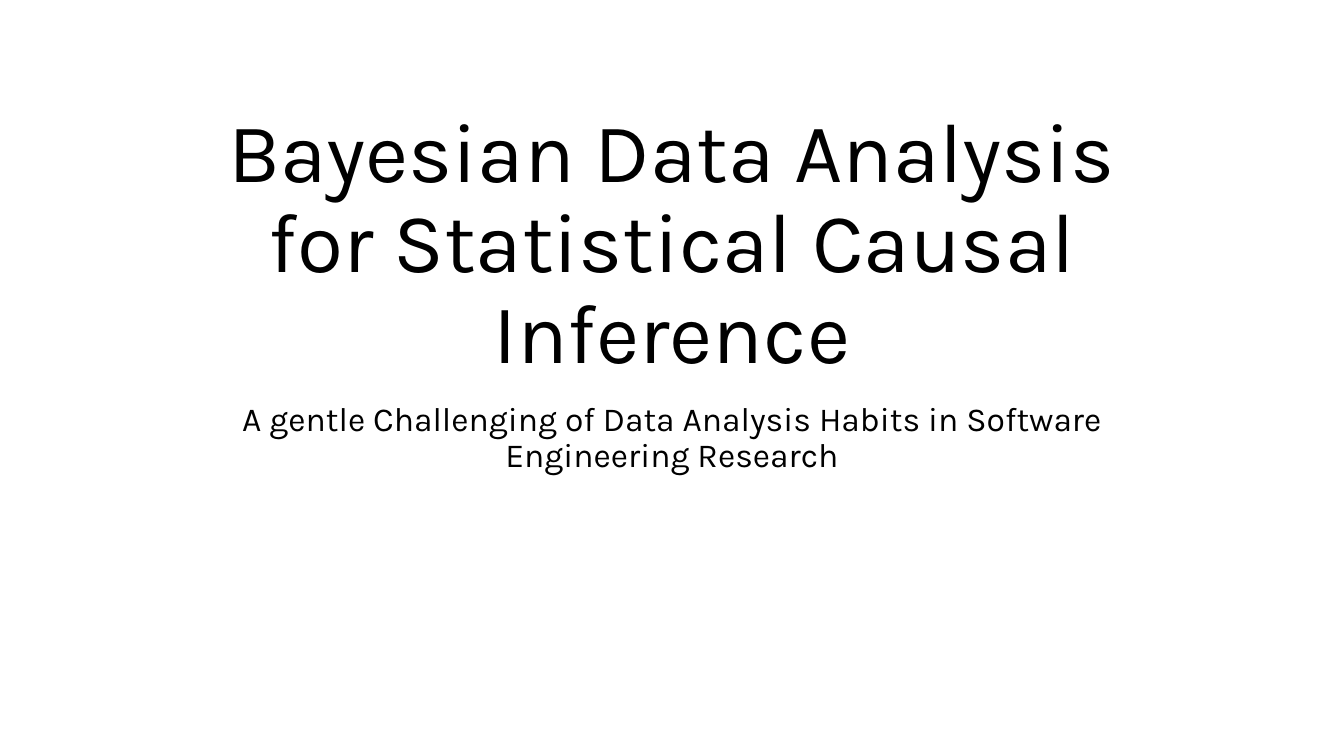
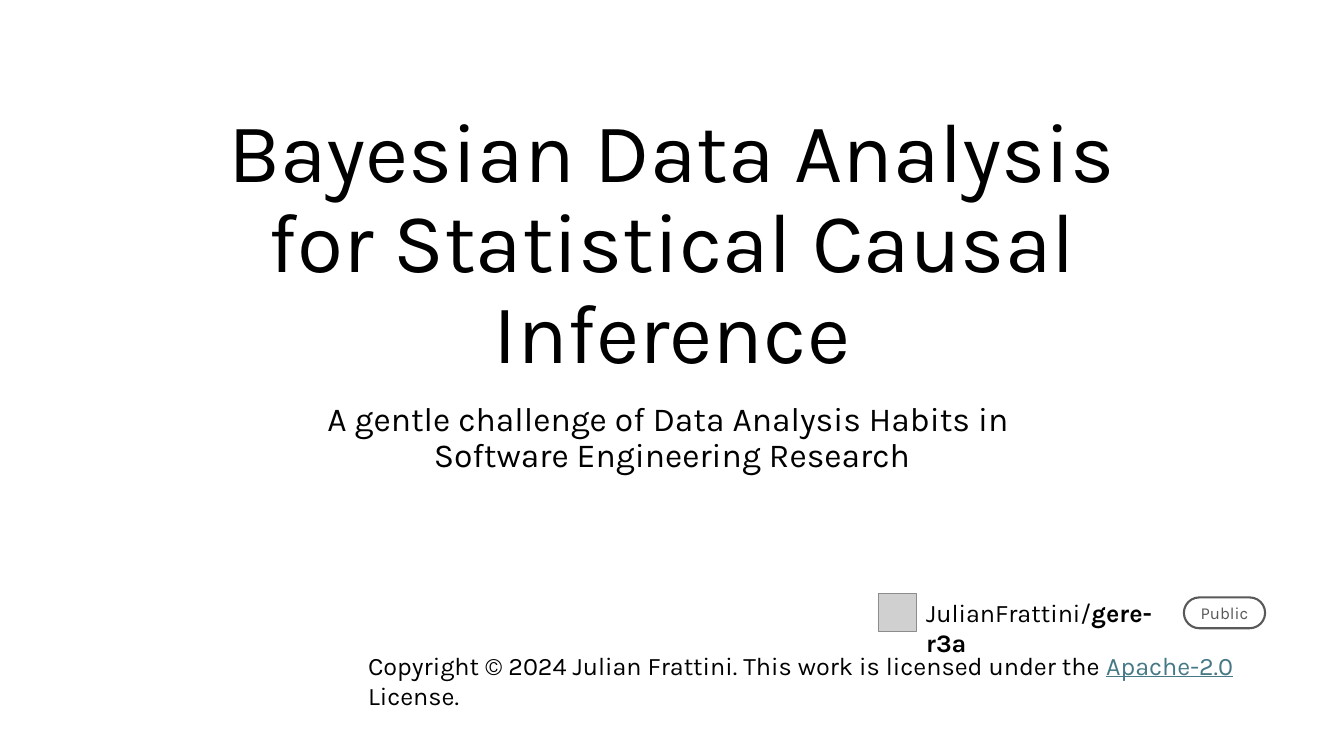
Before and after one commit to JulianFrattini/bda4sci, a slide deck: slide 1 of slides/singular/bda4sci.pptx. Drawn at 1344x756 pixels with LibreOffice and Linux fonts; fonts in the diff are those of the drawing; grey boxes stand for pictures. Boxes give left, top, right and bottom in pixels: in the first picture for what was removed or moved away, otherwise in the second. Text is boxed around its words. In the diff, an @@ line names an element or a change of style, - is before the commit and + after.

```diff
--- a/slides/singular/bda4sci.pptx
+++ b/slides/singular/bda4sci.pptx
@@ subtitle at (327,408,1008,476): text changed @@
-A gentle Challenging of Data Analysis Habits in Software Engineering Research
+A gentle challenge of Data Analysis Habits in
+Software Engineering Research
@@ picture added at (878,594,917,632) @@
@@ rounded rectangle added at (1184,598,1265,629), outline #595959 1.5 pt, 12 pt, text #595959 @@
+Public
@@ text added at (926,603,1152,653), 18 pt, text #000000 @@
+JulianFrattini/gere-r3a
@@ text added at (368,652,1233,681), 18 pt, text #000000 @@
+Copyright © 2024 Julian Frattini. This work is licensed under the Apache-2.0 License.
```
Also in this commit, not shown: 22 other slides changed, 34 slides added, 11 slides removed, 2 other files.
